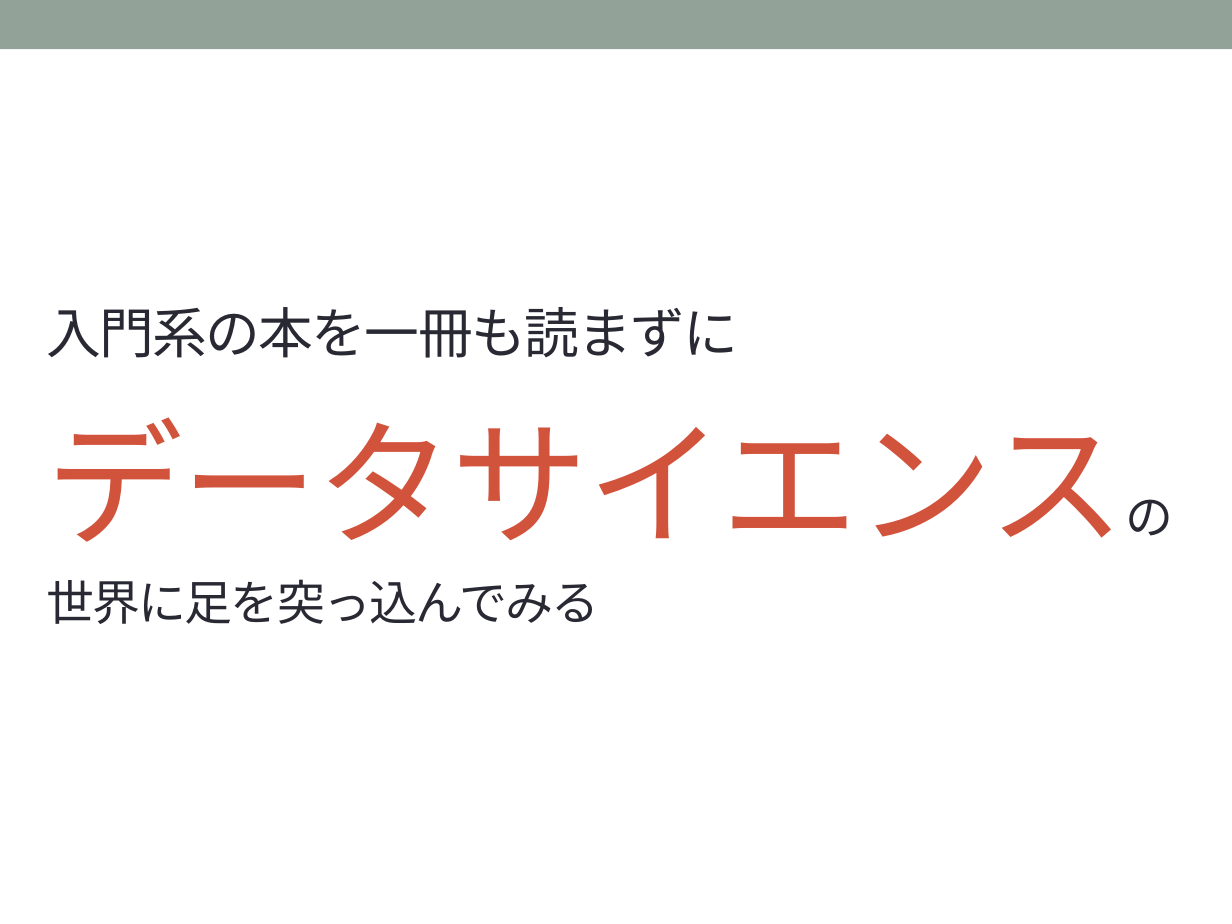
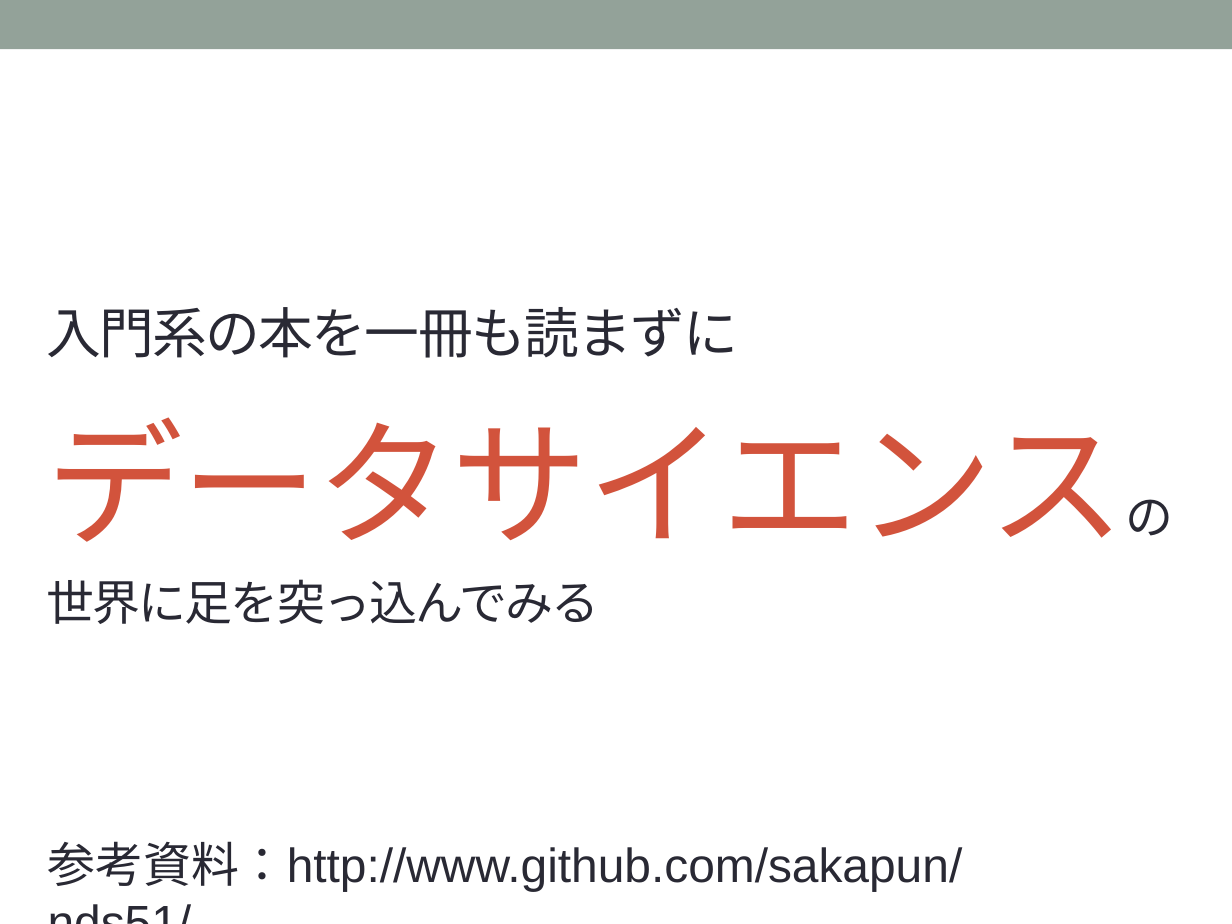
Before and after one commit to sakapun/nds51, a slide deck: slide 1 of 入門系の本を一冊も読まず.pptx. Drawn at 1232x924 pixels with LibreOffice and Linux fonts; fonts in the diff are those of the drawing. Boxes give left, top, right and bottom in pixels: in the first picture for what was removed or moved away, otherwise in the second. Text is boxed around its words. In the diff, an @@ line names an element or a change of style, - is before the commit and + after.

Commit message:
発表向けに資料の修正

```diff
--- a/入門系の本を一冊も読まず.pptx
+++ b/入門系の本を一冊も読まず.pptx
@@ text added at [48,841,963,892], 28 pt, text #292934 @@
+参考資料：http://www.github.com/sakapun/nds51/
```
Also in this commit, not shown: 2 other slides changed, 1 slide removed.
